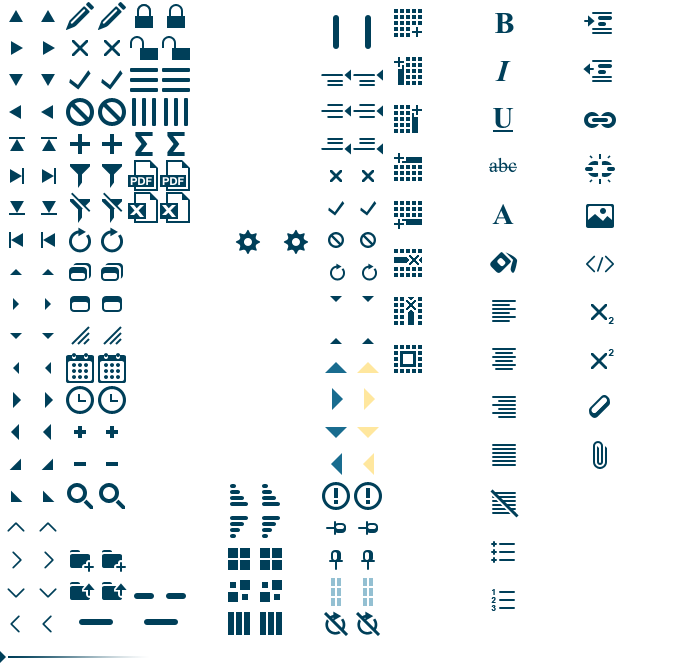
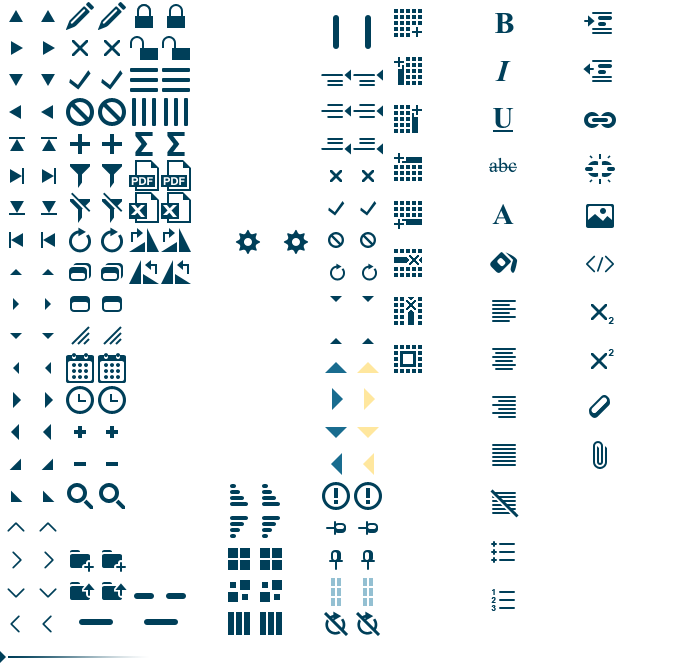
Layer changes from the first 680 × 672 image to the second:
added group "Rotate" with 4 layers above "Export" over [129,228,191,284]
added layer "Rotate CCW hover" in group "Rotate" over [161,260,191,284]
added layer "Rotate CCW" in group "Rotate" over [129,260,159,284]
added layer "Rotate CW hover" in group "Rotate" over [161,228,191,252]
added layer "Rotate CW" in group "Rotate" over [129,228,159,252]
painted on "excel hover" over [160,192,191,223]
painted on "excel" over [128,192,159,223]
painted on "pdf hover" over [160,160,191,191]
painted on "pdf" over [128,160,159,191]
